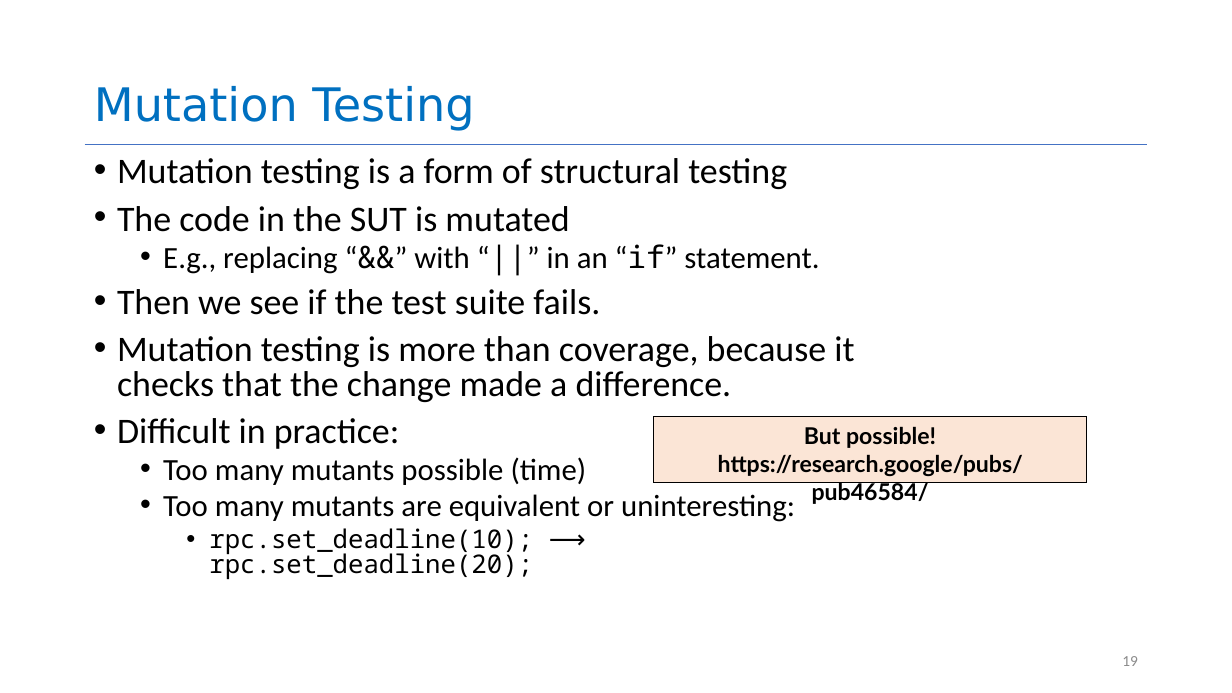
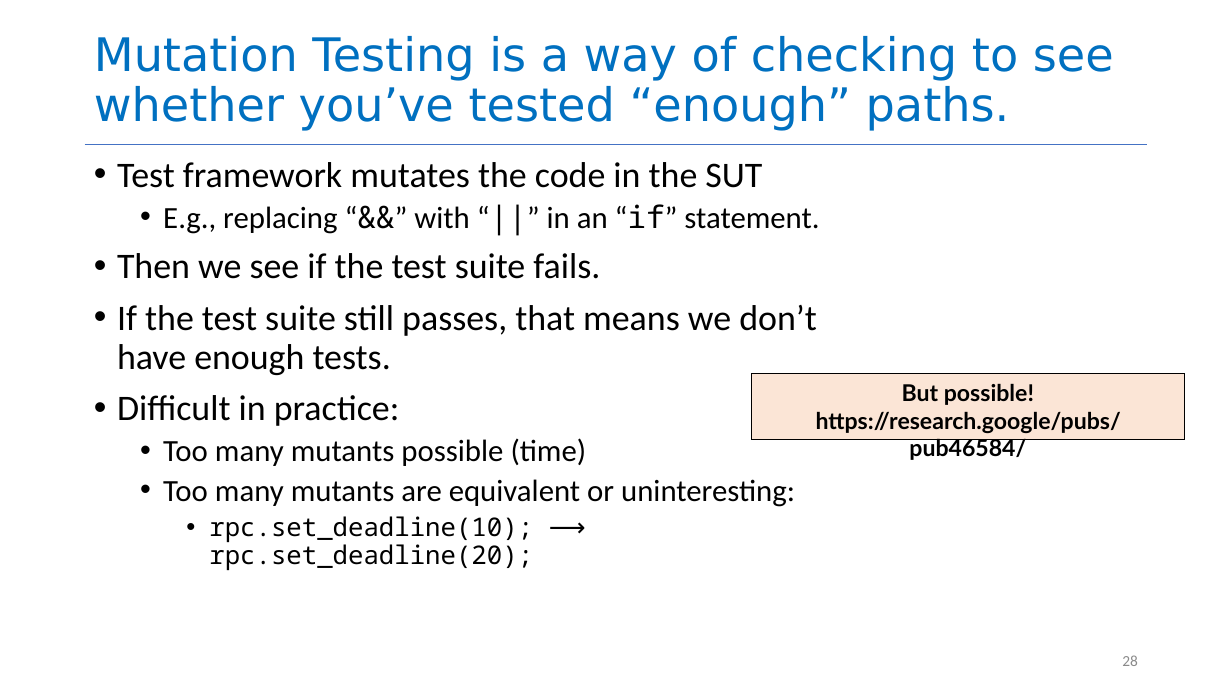
Before and after one commit to neu-se/CS4530-Spring-2022, a slide deck: slide 28 of Slides/Lesson 5.2 Evaluating Tests.pptx (slide 19 before the commit). Drawn at 1232x693 pixels with LibreOffice and Linux fonts; fonts in the diff are those of the drawing. Boxes give left, top, right and bottom in pixels: in the first picture for what was removed or moved away, otherwise in the second. Text is boxed around its words. In the diff, an @@ line names an element or a change of style, - is before the commit and + after.

```diff
--- a/Slides/Lesson 5.2 Evaluating Tests.pptx
+++ b/Slides/Lesson 5.2 Evaluating Tests.pptx
@@ title at [94,36,1114,131]: text changed @@
-Mutation Testing
+Mutation Testing is a way of checking to see whether you’ve tested “enough” paths.
@@ text at [117,162,762,188]: text changed @@
-• Mutation testing is a form of structural testing
-• The code in the SUT is mutated
+• Test framework mutates the code in the SUT
@@ text at [117,204,819,570]: line spacing 0.8 to 0.9 @@
@@ text at [117,305,817,375]: text changed @@
-• Mutation testing is more than coverage, because it checks that the change made a difference.
+• If the test suite still passes, that means we don’t have enough tests.
@@ rectangle "But possible!": place and size @@
-rectangle "But possible!" at [654,417,1087,482]
+rectangle "But possible!" at [751,374,1184,440]
@@ page number at [1122,655,1138,666]: text changed @@
-19
+28
```
Also in this commit, not shown: 16 other slides changed, 14 slides added, 7 slides removed.
